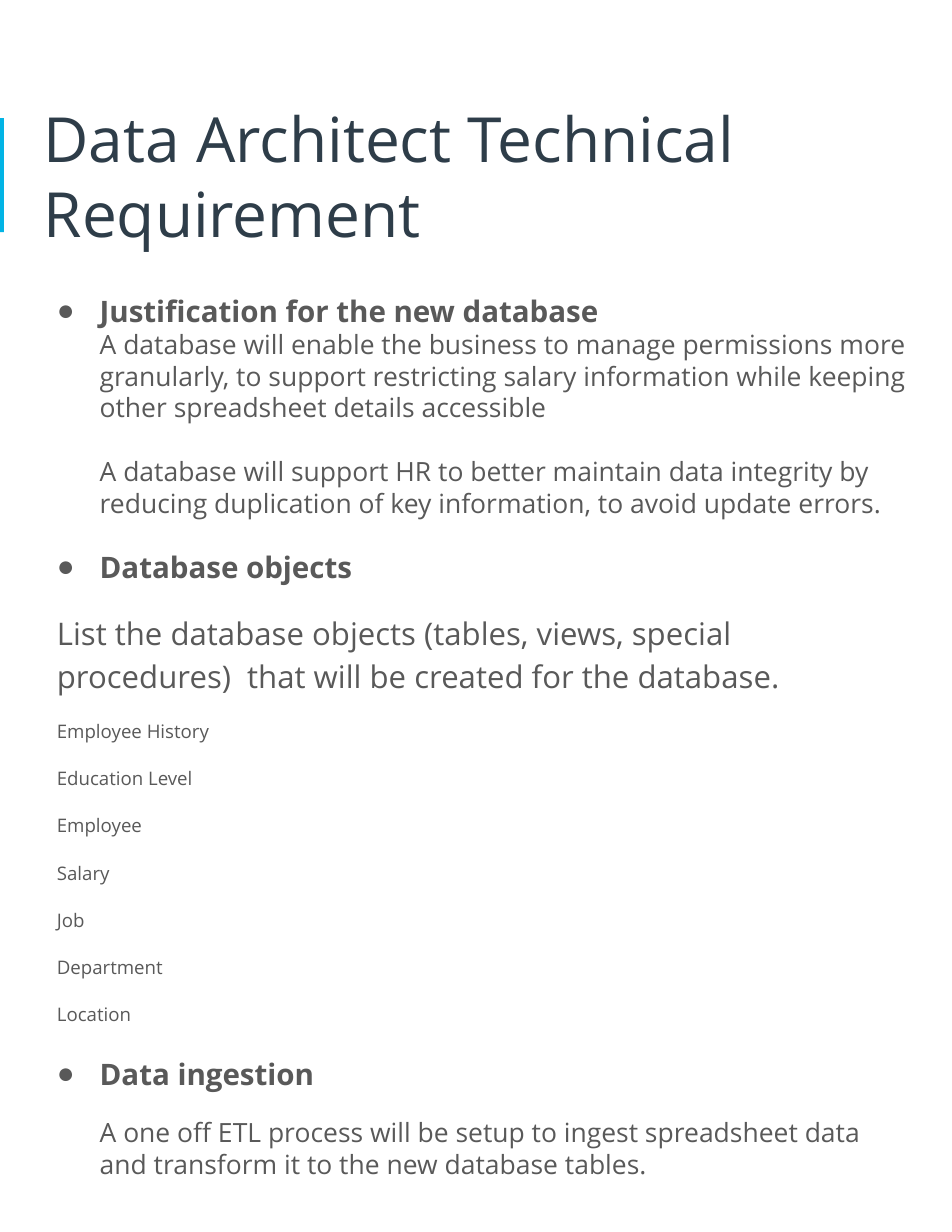
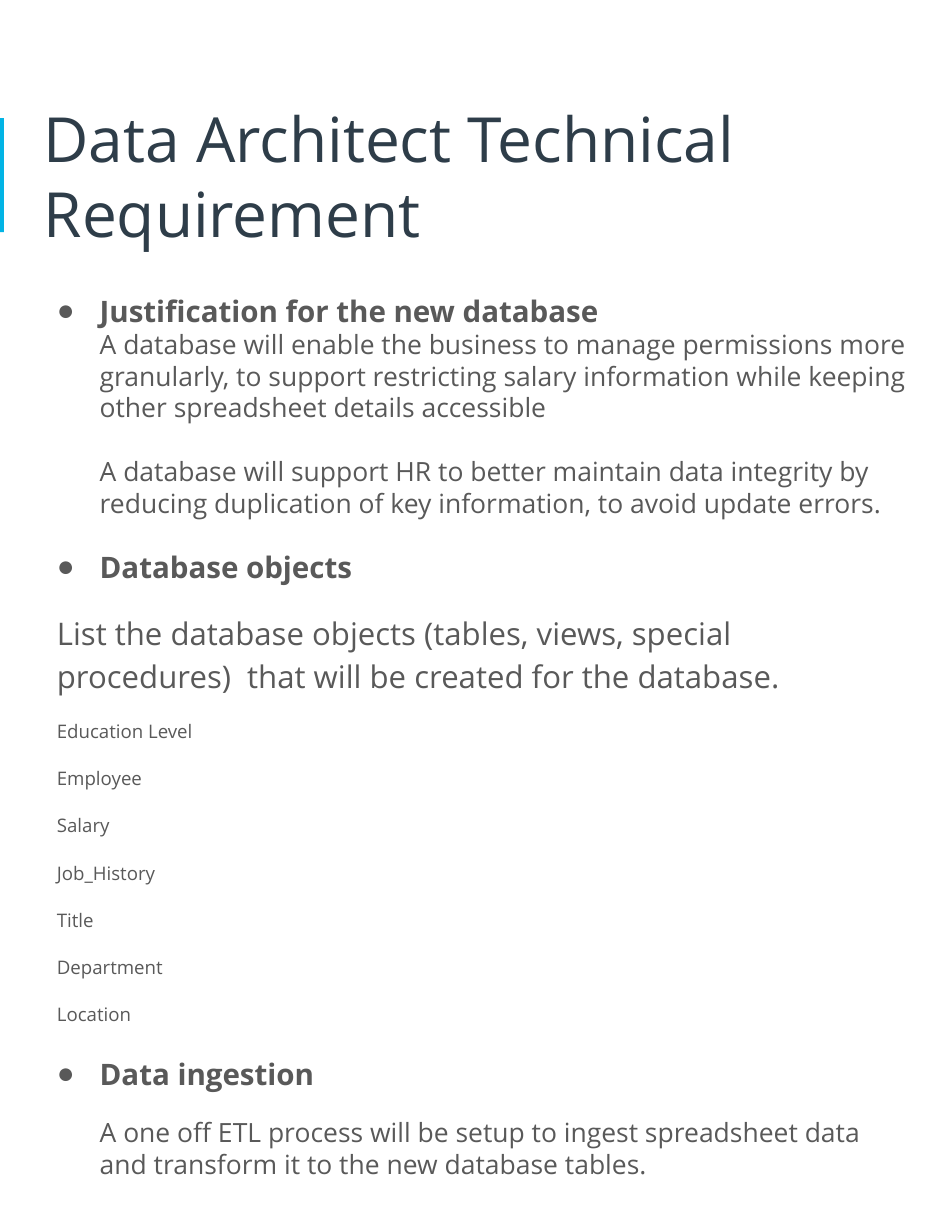
Before and after one commit to MartyP233/data-architecture-nanodegree, a slide deck: slide 8 of assignments/HR Database/project submission.pptx. Drawn at 952x1232 pixels with LibreOffice and Linux fonts; fonts in the diff are those of the drawing. Boxes give left, top, right and bottom in pixels: in the first picture for what was removed or moved away, otherwise in the second. Text is boxed around its words. In the diff, an @@ line names an element or a change of style, - is before the commit and + after.

```diff
--- a/assignments/HR Database/project submission.pptx
+++ b/assignments/HR Database/project submission.pptx
@@ text at [57,724,209,743]: paragraph removed @@
-Employee History
@@ text at [57,866,155,927]: text changed @@
-Job
+Job_History
+Title
```
Also in this commit, not shown: 10 other slides changed, 2 other files.
